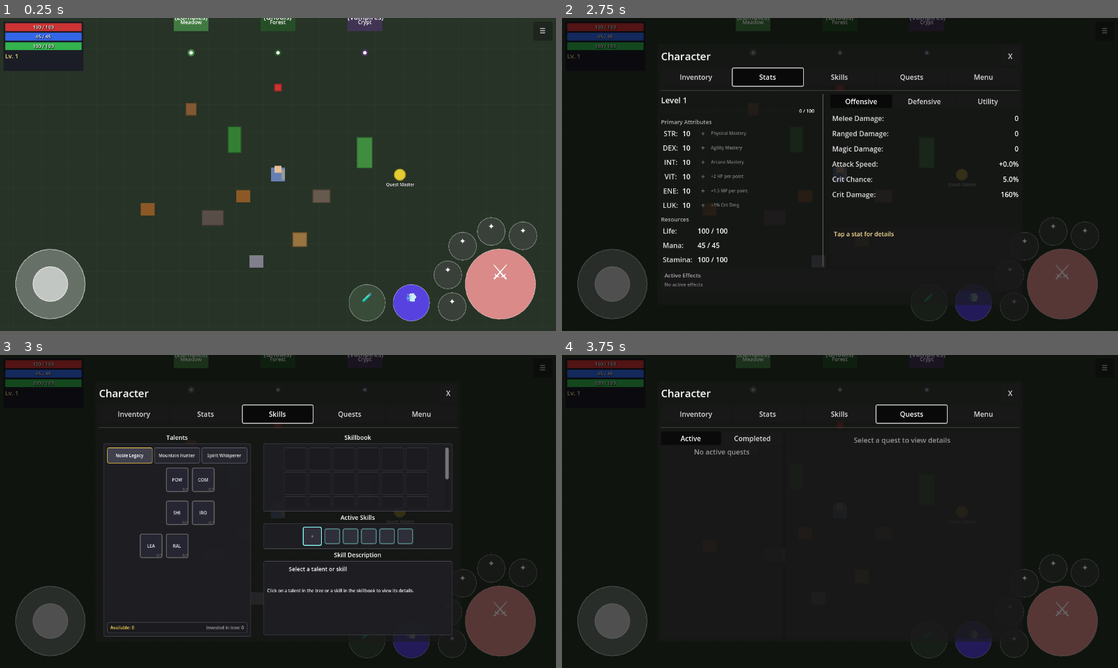
Above: before the commit, frames 1-4 (two rows, left to right).
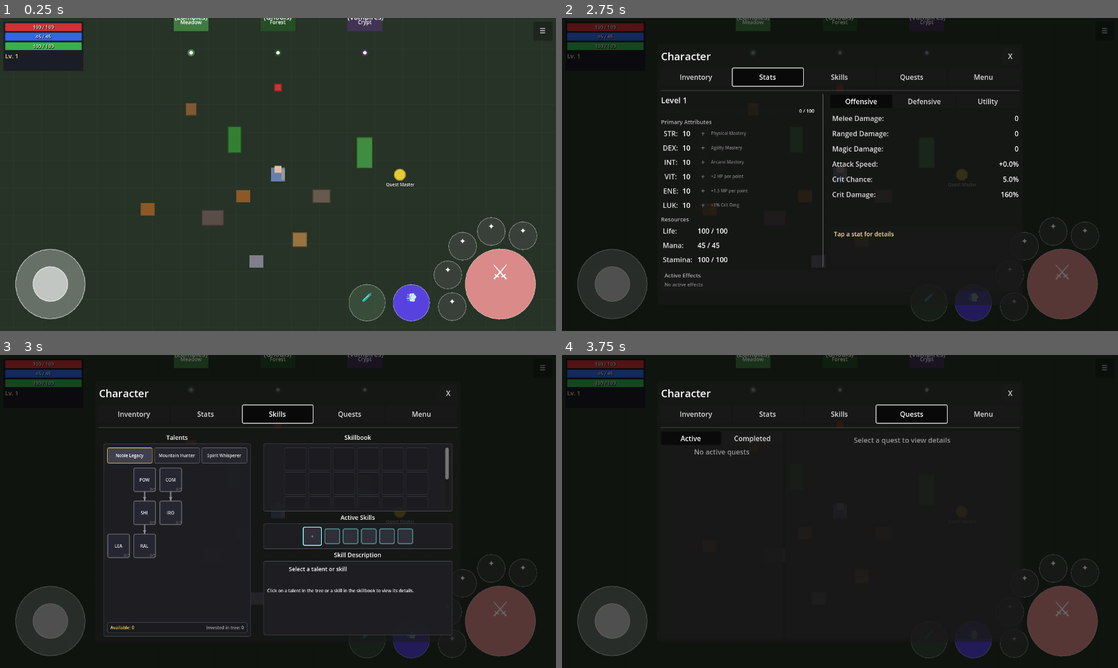
Above: after the commit, the same moments.

Repository: MatousHruska/MobileTestia
Game: Godot game, scene res://scenes/world/test_zone.tscn
Two runs of this game, one before a commit and one after it. Both use one fixed random seed, a clock stepped at 60 frames per second and the inputs below.
Inputs:
- Up to frame 1 (0.25 s): no input
- Up to frame 2 (2.75 s): click "☰" at 0.5 s; click "Inventory" at 1.25 s; click "Stats" at 2 s
- Up to frame 3 (3 s): click "Skills" at 2.75 s
- Up to frame 4 (3.75 s): click "Quests" at 3.5 s

Frames 1-2 are identical in both runs. In frame 3, 0.8% of the frame differs, in the area x 19-39%, y 36-65%; in frame 4, nothing differs.

Commit message:
Add visual dependency arrows between talents with prerequisites
- Add arrow layer Control that overlays the talent tree nodes
- Draw arrows from prerequisite talents to dependent talents
- Arrows turn green when prerequisite is maxed
- Arrows redraw when talents are learned or tabs are switched

Diff:
--- a/scripts/ui/menu/skills_panel.gd
+++ b/scripts/ui/menu/skills_panel.gd
@@ -65,7 +65,9 @@
 ## Talent tree
 var _tree_tabs: HBoxContainer
 var _tree_scroll: ScrollContainer
-var _tree_content: VBoxContainer
+var _tree_content: Control  # Container for nodes and arrow layer
+var _tree_rows: VBoxContainer  # Holds the talent row containers
+var _arrow_layer: Control  # For drawing dependency arrows
 var _points_label: Label
 var _points_tree_label: Label
 
@@ -208,10 +210,23 @@
 	_tree_scroll.horizontal_scroll_mode = ScrollContainer.SCROLL_MODE_DISABLED
 	vbox.add_child(_tree_scroll)
 
-	_tree_content = VBoxContainer.new()
+	# Container that holds both rows and arrow layer
+	_tree_content = Control.new()
 	_tree_content.size_flags_horizontal = Control.SIZE_EXPAND_FILL
-	_tree_content.add_theme_constant_override("separation", 20)  # Prominent row padding
 	_tree_scroll.add_child(_tree_content)
+
+	# VBoxContainer for talent rows
+	_tree_rows = VBoxContainer.new()
+	_tree_rows.size_flags_horizontal = Control.SIZE_EXPAND_FILL
+	_tree_rows.add_theme_constant_override("separation", 20)  # Prominent row padding
+	_tree_content.add_child(_tree_rows)
+
+	# Arrow layer on top of rows (draws dependency lines)
+	_arrow_layer = Control.new()
+	_arrow_layer.mouse_filter = Control.MOUSE_FILTER_IGNORE
+	_arrow_layer.set_anchors_preset(Control.PRESET_FULL_RECT)
+	_arrow_layer.draw.connect(_draw_dependency_arrows)
+	_tree_content.add_child(_arrow_layer)
 
 	# Static points section at bottom (outside scroll)
 	_build_points_section(vbox)
@@ -559,8 +574,8 @@
 
 
 func _refresh_talent_tree() -> void:
-	# Clear existing content
-	for child in _tree_content.get_children():
+	# Clear existing rows
+	for child in _tree_rows.get_children():
 		child.queue_free()
 	_talent_nodes.clear()
 
@@ -571,6 +586,11 @@
 	var max_row := TalentManager.get_max_row(current_tree_id)
 	for row in range(1, max_row + 1):
 		_build_talent_row(row)
+
+	# Update container size and redraw arrows after layout
+	await get_tree().process_frame
+	_tree_content.custom_minimum_size = _tree_rows.size
+	_arrow_layer.queue_redraw()
 
 
 func _build_talent_row(row: int) -> void:
@@ -578,7 +598,7 @@
 	row_container.custom_minimum_size.y = ROW_HEIGHT
 	row_container.add_theme_constant_override("separation", 8)
 	row_container.alignment = BoxContainer.ALIGNMENT_CENTER
-	_tree_content.add_child(row_container)
+	_tree_rows.add_child(row_container)
 
 	# Get talents for this row
 	var talents := TalentManager.get_talents_at_row(current_tree_id, row)
@@ -692,6 +712,68 @@
 
 	# Tooltip
 	node.tooltip_text = "%s\n%s" % [talent.talent_name, talent.description]
+
+
+## Draw dependency arrows between talents with prerequisites
+func _draw_dependency_arrows() -> void:
+	if current_tree_id.is_empty():
+		return
+
+	var arrow_color := Color(0.6, 0.6, 0.65, 0.8)
+	var arrow_color_met := Color(0.5, 1.0, 0.5, 0.9)  # Green when prereq is maxed
+	var line_width := 2.0
+	var arrow_size := 8.0
+
+	# Iterate through all talents in current tree
+	var talents := TalentManager.get_talents_for_tree(current_tree_id)
+	for talent in talents:
+		if not talent.has_prerequisites():
+			continue
+
+		# Get the node for this talent
+		var target_node := _talent_nodes.get(talent.id) as Control
+		if not target_node:
+			continue
+
+		# Draw arrow from each prerequisite to this talent
+		for prereq_id in talent.prerequisite_ids:
+			var prereq_node := _talent_nodes.get(prereq_id) as Control
+			if not prereq_node:
+				continue
+
+			# Calculate positions relative to arrow layer
+			var start_pos := prereq_node.get_global_position() - _arrow_layer.get_global_position()
+			var end_pos := target_node.get_global_position() - _arrow_layer.get_global_position()
+
+			# Center horizontally, connect bottom of prereq to top of target
+			start_pos += Vector2(prereq_node.size.x / 2, prereq_node.size.y)
+			end_pos += Vector2(target_node.size.x / 2, 0)
+
+			# Determine if prerequisite is met (maxed)
+			var prereq_talent := TalentManager.get_talent(prereq_id)
+			var invested := TalentManager.get_invested_points(prereq_id)
+			var is_met := prereq_talent and invested >= prereq_talent.max_points
+
+			var color := arrow_color_met if is_met else arrow_color
+
+			# Draw line
+			_arrow_layer.draw_line(start_pos, end_pos, color, line_width, true)
+
+			# Draw arrow head at the end
+			_draw_arrow_head(end_pos, start_pos, color, arrow_size)
+
+
+## Draw arrow head pointing from start towards end
+func _draw_arrow_head(tip: Vector2, from: Vector2, color: Color, size: float) -> void:
+	var direction := (tip - from).normalized()
+	var perpendicular := Vector2(-direction.y, direction.x)
+
+	var base := tip - direction * size
+	var left := base + perpendicular * (size * 0.5)
+	var right := base - perpendicular * (size * 0.5)
+
+	var points := PackedVector2Array([tip, left, right])
+	_arrow_layer.draw_polygon(points, PackedColorArray([color, color, color]))
 
 
 func _refresh_skillbook() -> void:
@@ -1082,6 +1164,10 @@
 		if talent:
 			_update_talent_node_visual(_talent_nodes[id], talent)
 
+	# Redraw arrows (color changes when prereqs are met)
+	if _arrow_layer:
+		_arrow_layer.queue_redraw()
+
 	_update_description_panel()
 	_update_buttons()
 
